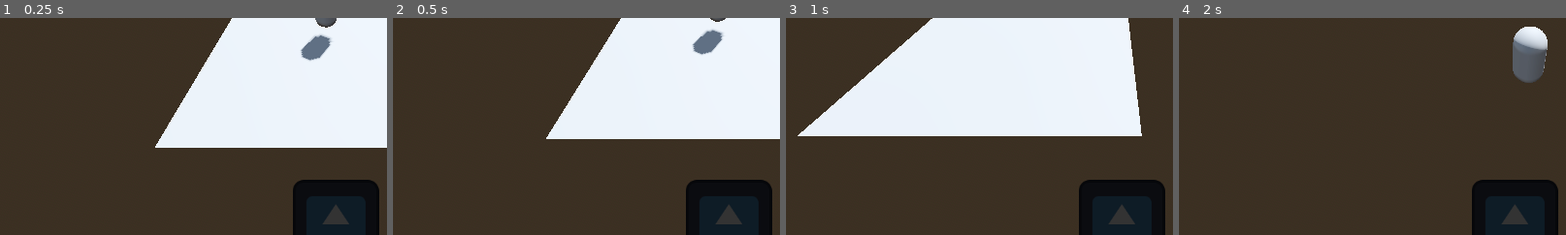
Above: before the commit, frames 1-4 (left to right).
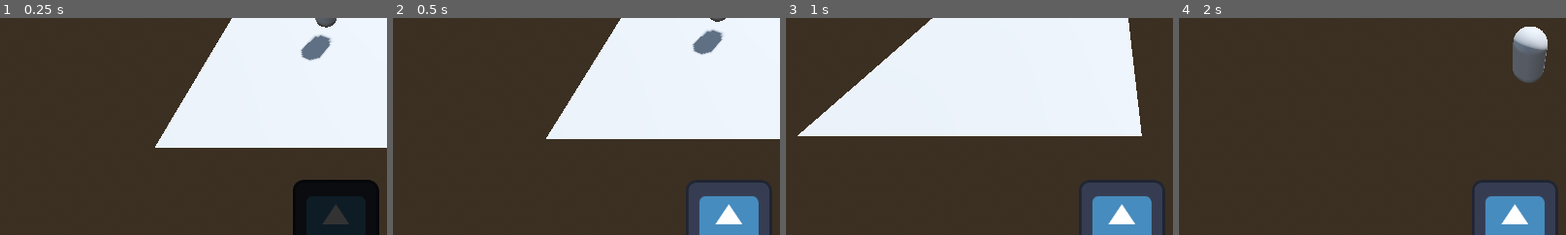
Above: after the commit, the same moments.

Repository: RadekWalaszczyk/ProjektJez
Game: Godot game, scene res://Scenes/test_scene.tscn
The game is run twice, just before and just after one commit, with the same random seed, the same clock (stepped at 60 frames per second) and the same inputs. The engine's default icon, where the game draws it, is replaced by a stand-in: a white triangle on a blue panel in a dark square. Sound files missing from this copy of the repository are replaced by a short silence.
Inputs:
- Up to frame 1 (0.25 s): no input
- Up to frame 2 (0.5 s): no input
- Up to frame 3 (1 s): tap Enter (ui_accept) at 0.5, 0.6, 0.77 s; hold D (ui_right) from 0.53 s (still down)
- Up to frame 4 (2 s): tap Enter (ui_accept) at 1.07, 1.35, 1.52, 1.82 s; release D (ui_right) at 1.28 s; hold S (ui_down) from 1.28 s (still down)
The pictures show only the part of the screen within x 8-58%, y 50-100%; the shares and areas given below are measured in that part.

Frame 1 is identical in both runs. In frame 2, 5.6% of the frame differs, in the area x 75-98%, y 74-100%; in frame 3, 5.6%; in frame 4, 5.6%.

Commit message:
poprawki bo gówno nie działao

Diff:
--- a/Prefabs/Player.tscn
+++ b/Prefabs/Player.tscn
@@ -36,7 +36,7 @@
 
 [node name="SpellController" type="Node" parent="." node_paths=PackedStringArray("Beat")]
 script = ExtResource("3_ynroj")
-BeatMargin = 0.35
+BeatMargin = 0.1
 Beat = NodePath("../BeatManager")
 
 [node name="DebugBeat" type="TextureRect" parent="SpellController"]
@@ -48,7 +48,6 @@
 
 [node name="BeatManager" type="AudioStreamPlayer2D" parent="."]
 stream = ExtResource("6_cgpye")
-autoplay = true
 script = ExtResource("4_58vux")
 bpm = 135
 
--- a/Scripts/BeatManager.gd
+++ b/Scripts/BeatManager.gd
@@ -23,6 +23,7 @@
 
 func _ready():
 	sec_per_beat = 60.0 / bpm
+	play_from_beat(12, 0)
 
 
 func _physics_process(_delta):
@@ -51,9 +52,8 @@
 
 func time_to_closest_beat() -> Vector2:
 	closest = int(round((song_position / sec_per_beat) / song_position_in_beats) * song_position_in_beats)
-	time_off_beat = abs(closest * sec_per_beat - song_position)
-	print(song_position_in_beats)
-	return Vector2(closest, time_off_beat)
+	time_off_beat = abs(song_position_in_beats * sec_per_beat - song_position)
+	return Vector2(song_position_in_beats, time_off_beat)
 
 
 func play_from_beat(beat, offset):
--- a/Scripts/SpellController.gd
+++ b/Scripts/SpellController.gd
@@ -4,17 +4,17 @@
 
 @export var Beat : BeatManager
 
+var currentBeat = 0
+
 func _ready():
 	$DebugBeat.self_modulate = Color(0.2, 0.2, 0.2)
 	pass # Replace with function body.
 
 func _process(delta):
-	if Input.is_action_just_pressed("ui_accept"):
-		var beat = Beat.time_to_closest_beat()
-		if beat.y <= BeatMargin:
-			print(beat)
-			$DebugBeat.self_modulate = Color(1, 1, 1)
-		else:
-			$DebugBeat.self_modulate = Color(0.2, 0.2, 0.2)
+	var beat = Beat.time_to_closest_beat()
+	print(beat)
+	if beat.y <= BeatMargin:
+		currentBeat = beat.x
+		$DebugBeat.self_modulate = Color(1, 1, 1)
 	else:
 		$DebugBeat.self_modulate = Color(0.2, 0.2, 0.2)
